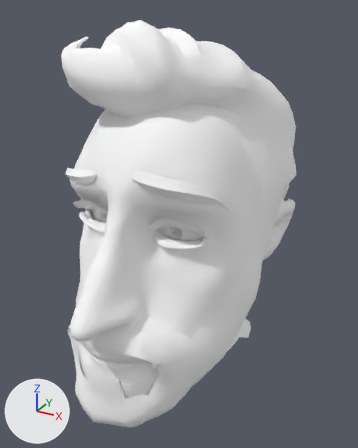
Before and after pictures for a commit that changed the glTF model models/colin_head.glb.
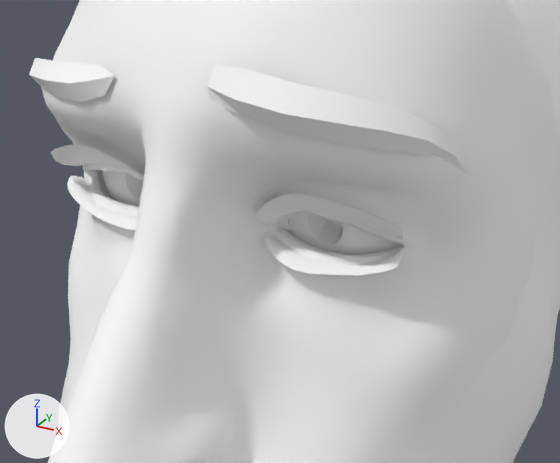
Each version appears first whole from a 50 mm camera at (0.282, -0.505, 1.845) aimed at (0.009, -0.009, 1.597), and next in a close-up on the part from 15% to 73% of the width and 33% to 71% of the height. Arrows for +X, +Y and +Z are at lower left; the lights stay in place. The first two pictures are the older version. Vertices at exactly the same position are counted once.

In view in the first close-up: 'colin_head.001'.
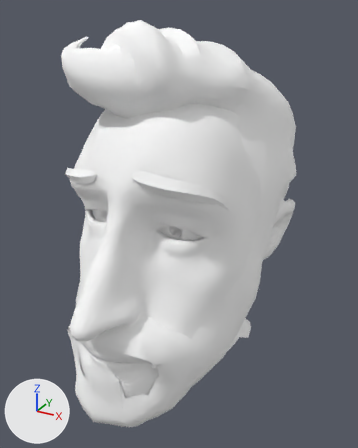
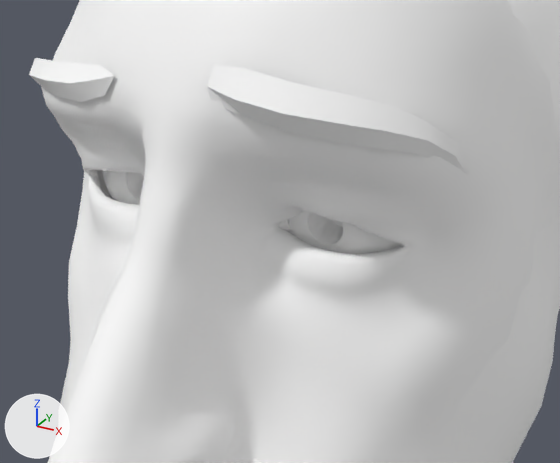
What differs and where, as boxes [x1, y1, x2, y2] in the close-ups (560 x 463 px):
part 1 of me_mesh_0, deleted: before [51, 144, 144, 181]
part 2 of me_mesh_0, deleted: before [256, 193, 403, 239]
part 3 of me_mesh_0, deleted: before [67, 176, 137, 230]
part 4 of me_mesh_0, deleted: before [263, 236, 402, 275]

What the commit changed:
me_mesh_0 is used by ob_colin_head_001; location (0.0, 0.0, 0.0).
me_mesh_0 had 7421 vertices, 14490 faces and spanned x -0.13..0.129, y -0.202..0.184, z 1.383..1.832.
me_mesh_0 now has 6717 vertices, 13290 faces and spans x -0.13..0.129, y -0.202..0.184, z 1.383..1.832.
me_mesh_0 part 1: the loose piece of 187 vertices spanning x -0.085..-0.022, y -0.107..-0.08, z 1.627..1.65 is deleted.
me_mesh_0 part 2: the loose piece of 187 vertices spanning x 0.024..0.084, y -0.107..-0.08, z 1.627..1.65 is deleted.
me_mesh_0 part 3: the loose piece of 165 vertices spanning x -0.083..-0.023, y -0.1..-0.077, z 1.608..1.622 is deleted.
me_mesh_0 part 4: the loose piece of 165 vertices spanning x 0.024..0.081, y -0.1..-0.077, z 1.608..1.622 is deleted.
